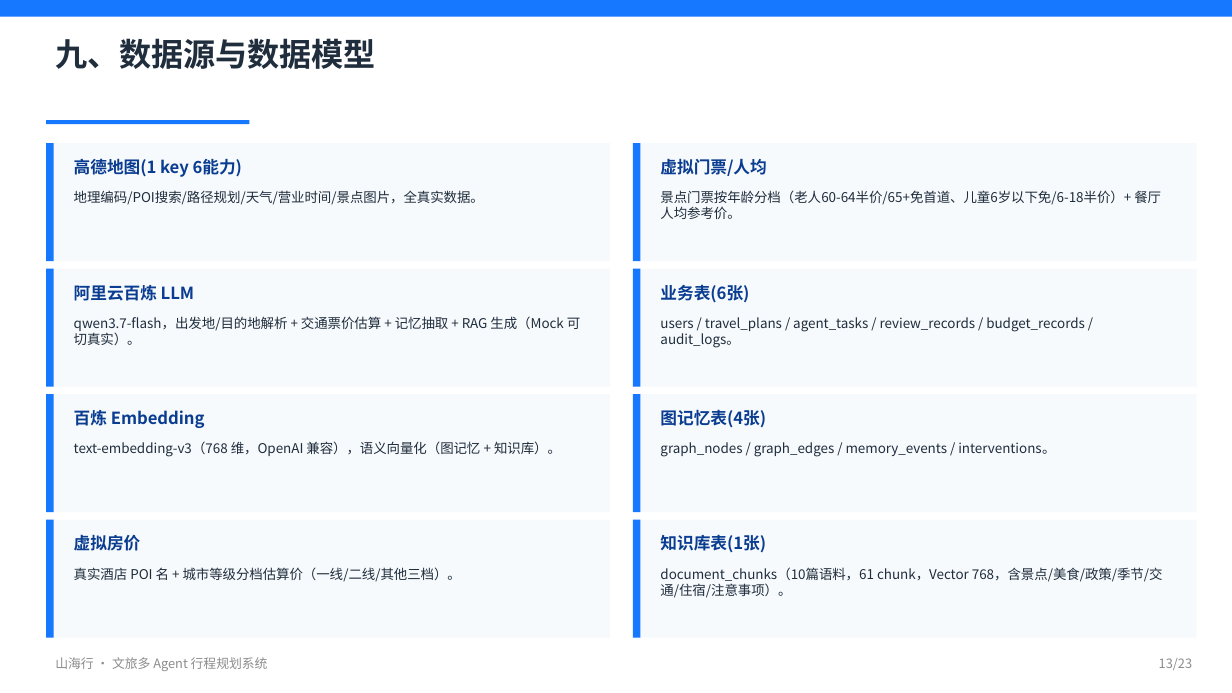
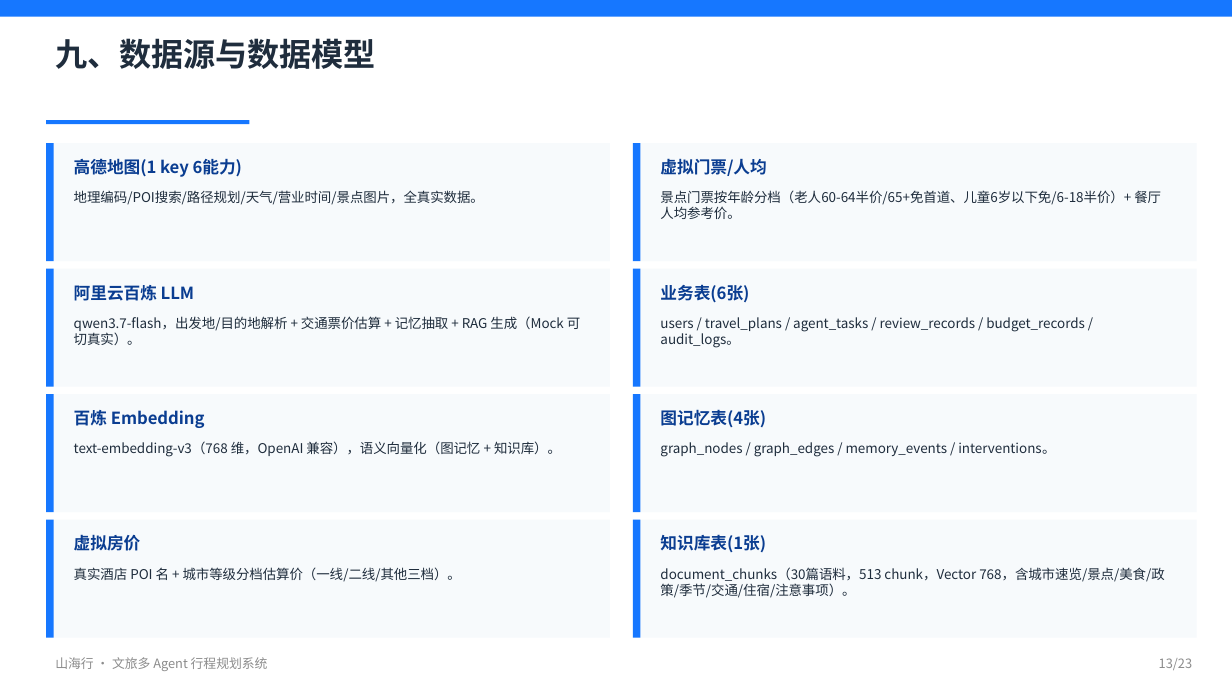
Before and after one commit to 1111776/wenlv, a slide deck: slide 13 of docs/项目讲解.pptx. Drawn at 1232x693 pixels with LibreOffice and Linux fonts; fonts in the diff are those of the drawing. Boxes give left, top, right and bottom in pixels: in the first picture for what was removed or moved away, otherwise in the second. Text is boxed around its words. In the diff, an @@ line names an element or a change of style, - is before the commit and + after.

Commit message:
feat: 行程节奏修复（时长预算装填+地理聚类顺路）+ 全国353城知识库扩容(513chunk) + 行程回归测试
- itinerary: 时长预算贪心装填(大景点独占一天/单日≤2个/丢弃不硬塞不重复)，
  时长分档只认名称(高德type是分类层级非规模信号)，地理网格聚类(约2km)同天顺路，
  夜市只排晚上、餐饮店名不进景点池、酒店排除出夜生活、高评分优先黄金位
- planner: 博物馆 typecode 080300(实为娱乐场所)→140100，新增夜市调研维度(保底夜间去处)
- knowledge: 全国353地级市扩容(华北/东北/华东/中南/西南/西北分区域6篇)，
  vectorstore 标题+正文联合 embedding 修复检索回归
- eval: 新增行程编排回归测试(4城市5规则 R1-R5)，检索评估集扩至58条
- docs: 项目报告/讲解/PPT/流程 同步 30篇513chunk 新口径，新增城市数据导出(md+csv)

```diff
--- a/docs/项目讲解.pptx
+++ b/docs/项目讲解.pptx
@@ text at (660,567,1165,598): text changed @@
-document_chunks（10篇语料，61 chunk，Vector 768，含景点/美食/政策/季节/交通/住宿/注意事项）。
+document_chunks（30篇语料，513 chunk，Vector 768，含城市速览/景点/美食/政策/季节/交通/住宿/注意事项）。
```
Also in this commit, not shown: 4 other slides changed, 24 other files.
